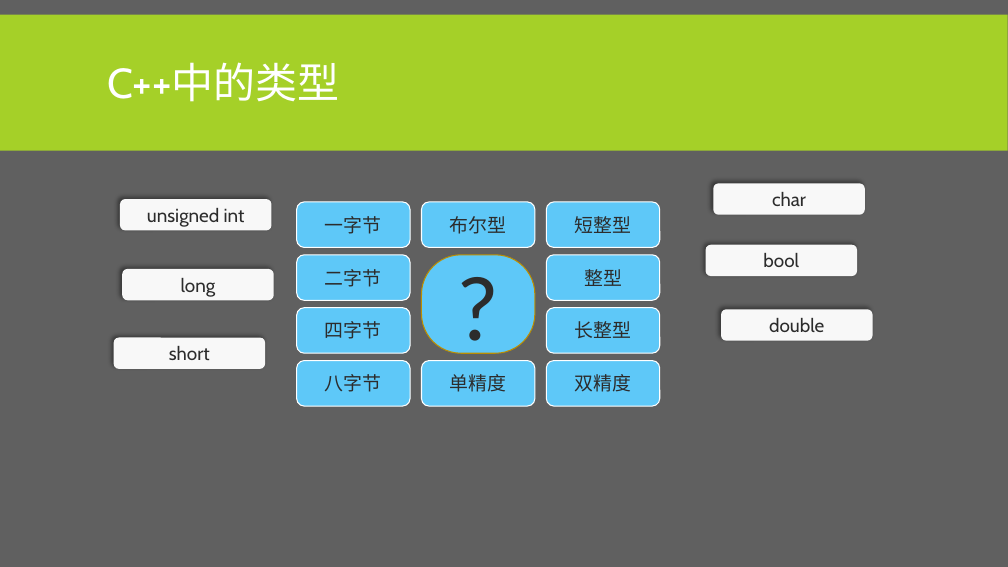
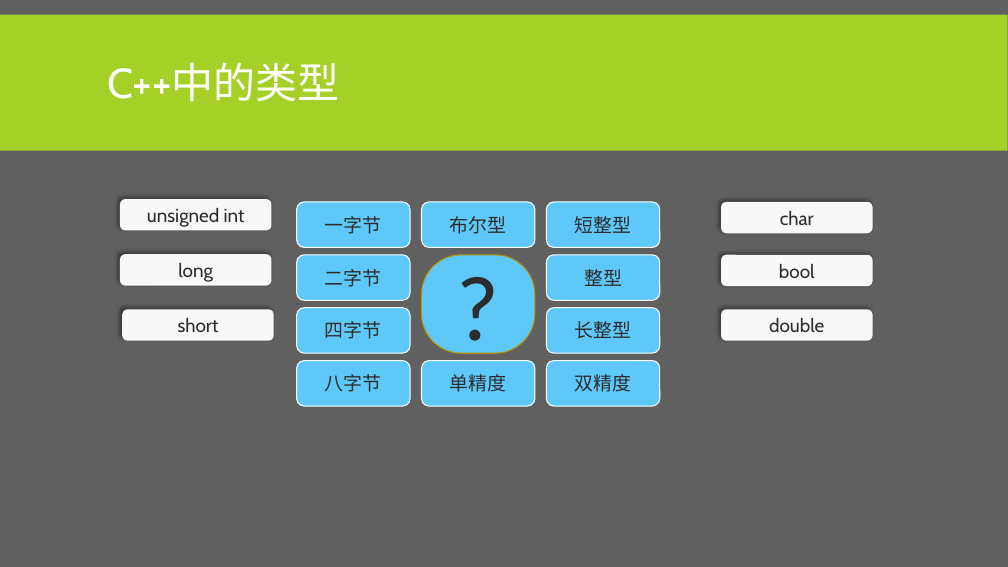
Before and after one commit to albertclass/Lessons, a slide deck: slide 10 of advance c++/courseware.pptx (slide 9 before the commit). Drawn at 1008x567 pixels with LibreOffice and Linux fonts; fonts in the diff are those of the drawing. Boxes give left, top, right and bottom in pixels: in the first picture for what was removed or moved away, otherwise in the second. Text is boxed around its words. In the diff, an @@ line names an element or a change of style, - is before the commit and + after.

```diff
--- a/advance c++/courseware.pptx
+++ b/advance c++/courseware.pptx
@@ rounded rectangle "char": place and size @@
-rounded rectangle "char" at bbox=[714, 184, 865, 216]
+rounded rectangle "char" at bbox=[721, 202, 873, 234]
@@ rounded rectangle "long": place and size @@
-rounded rectangle "long" at bbox=[123, 269, 274, 301]
+rounded rectangle "long" at bbox=[120, 254, 271, 286]
@@ rounded rectangle "bool": place and size @@
-rounded rectangle "bool" at bbox=[706, 245, 857, 277]
+rounded rectangle "bool" at bbox=[721, 255, 873, 287]
@@ rounded rectangle "short": place and size @@
-rounded rectangle "short" at bbox=[113, 337, 265, 369]
+rounded rectangle "short" at bbox=[123, 309, 274, 341]
```
Also in this commit, not shown: 12 other slides changed, 14 slides added, 2 slides removed, 2 other files.
